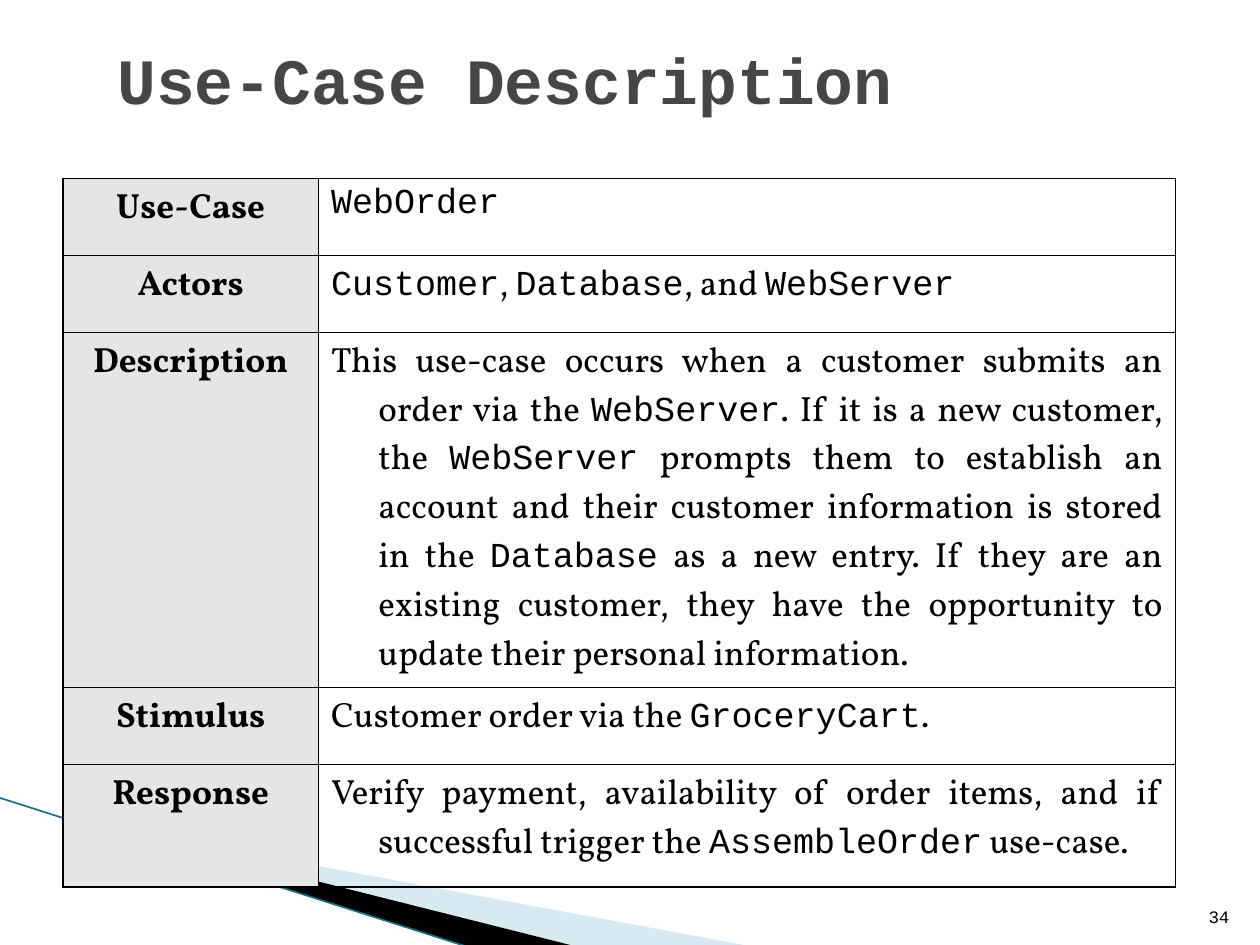
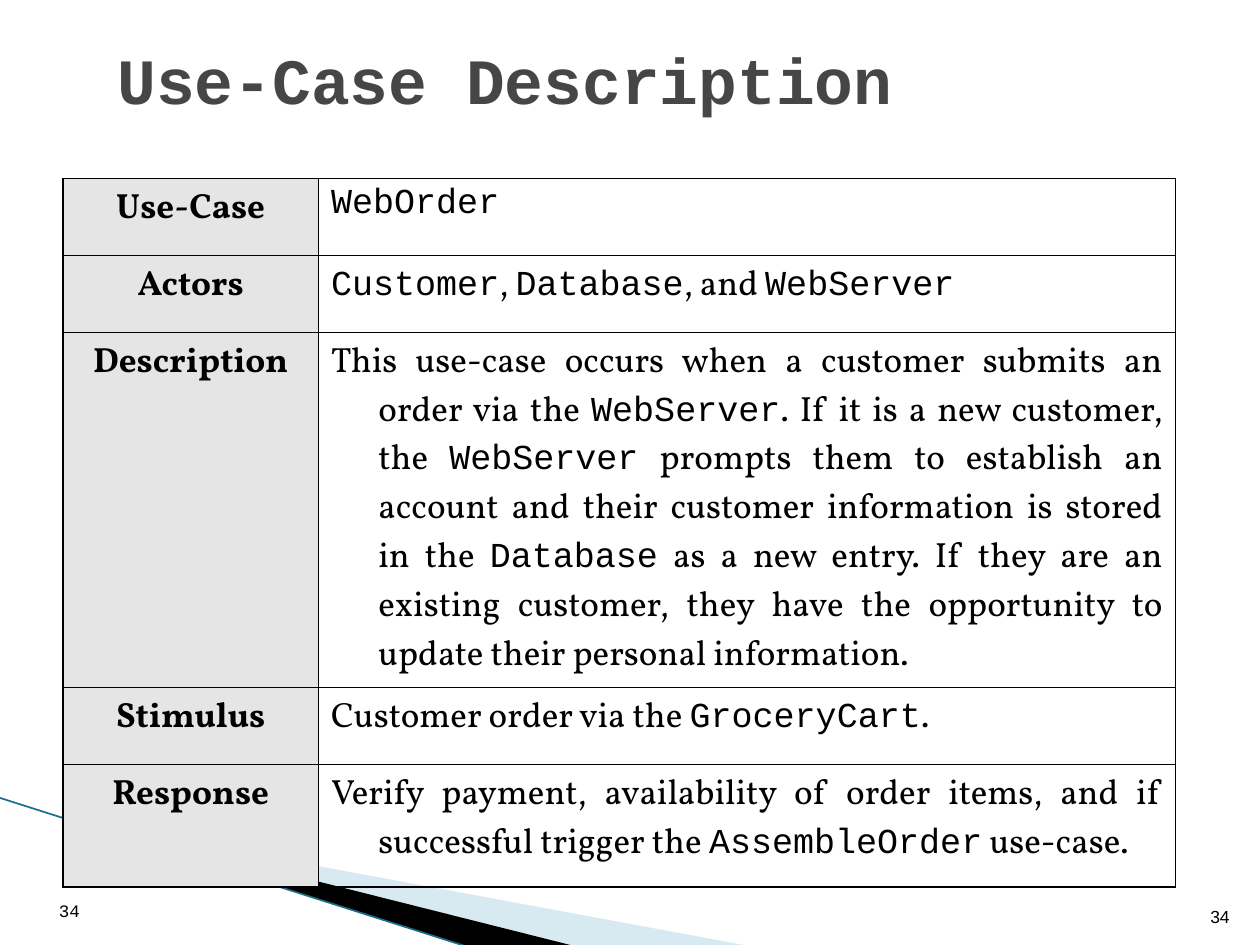
Before and after one commit to coulston/Design-For-Electrical-and-Computer-Engineering, a slide deck: slide 34 of Chapter Presentation/Chapter 6 - Behavior Models.pptx. Drawn at 1260x945 pixels with LibreOffice and Linux fonts; fonts in the diff are those of the drawing; background and template pictures are left out. Boxes give left, top, right and bottom in pixels: in the first picture for what was removed or moved away, otherwise in the second. Text is boxed around its words. In the diff, an @@ line names an element or a change of style, - is before the commit and + after.

```diff
--- a/Chapter Presentation/Chapter 6 - Behavior Models.pptx
+++ b/Chapter Presentation/Chapter 6 - Behavior Models.pptx
@@ page number: place and size @@
-page number at [1209, 911, 1230, 923]
+page number at [59, 905, 80, 917]
@@ page number added at [1210, 911, 1229, 923], 10 pt, text #000000 @@
+34
```
Also in this commit, not shown: 39 other slides changed, 17 other files.
